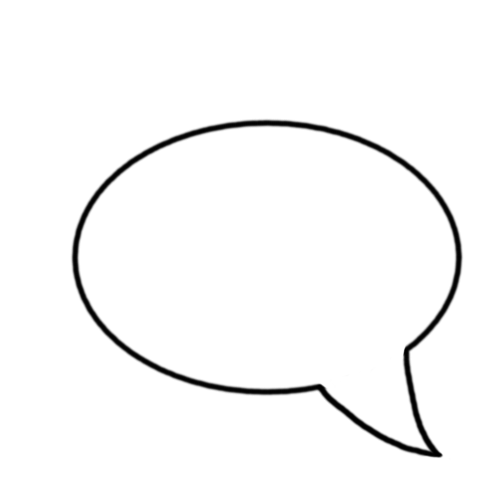
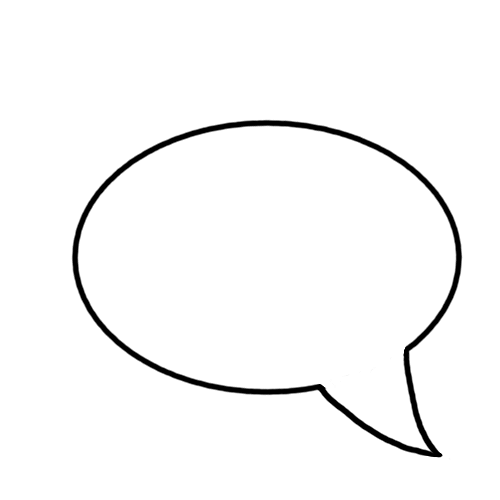
Two versions of the same layered image (500 x 500). Layer-by-layer changes:
painted on "Calque de dessin 1" over bbox(70, 118, 464, 460)
painted on "Calque de dessin 2" over bbox(70, 118, 464, 460)
